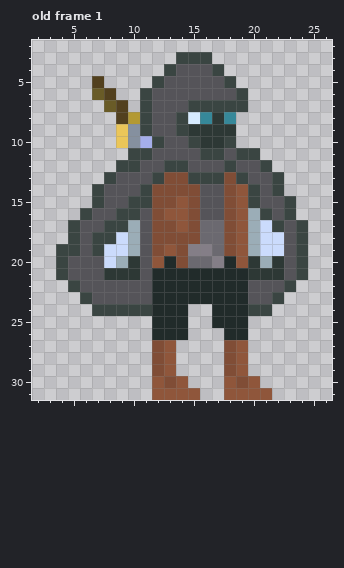
Pixel-art file: 2D Game/Assets/Sprites/Player/NewPlayer/Adventurer-Jump.aseprite. Above is the file before it was changed.
32x32 pixels, 1 frame. Pixels under 10% opacity are left out. Colours within 5 levels of each other are drawn and written as one. Shown: old frame 1: x 2..26, y 2..31. The commit also changed other frames, which this record leaves out.
The same view after the edit:
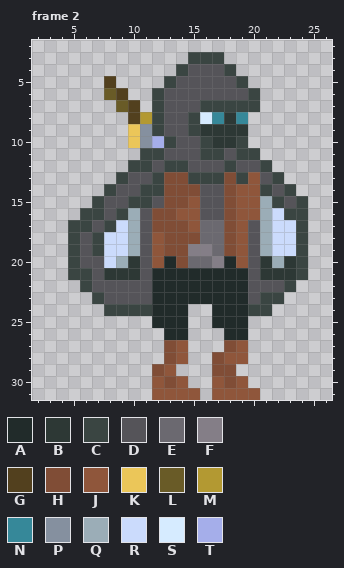
Palette (. is transparent): A #212b2a  B #2d3835  C #3a4542  D #555459  E #6b6970  F #847e87  G #52401e  H #804d36  J #8f563b  K #ebc659  L #695b27  M #b39932  N #368899  P #85909f  Q #9badb7  R #cbdbfc  S #d6ebff  T #a5aeea
A new or re-ordered frame is compared with the old frame closest to it.
Change:
{"change": "frames 1 -> 7"}
{"where": "frame 2 is new; against old frame 1"}
{"frame":2,"y":3,"x":14,"old":"C","new":"."}
{"frame":2,"y":3,"x":17,"old":".","new":"C"}
{"frame":2,"y":4,"x":13,"old":"CD","new":".C"}
{"frame":2,"y":4,"x":17,"old":"C.","new":"DC"}
{"frame":2,"y":5,"x":7,"old":"G.","new":".G"}
{"frame":2,"y":5,"x":12,"old":"CD","new":".C"}
{"frame":2,"y":5,"x":18,"old":"C.","new":"DC"}
{"frame":2,"y":6,"x":7,"old":"LG.","new":".LG"}
{"frame":2,"y":6,"x":11,"old":"CD","new":".C"}
{"frame":2,"y":6,"x":19,"old":"C.","new":"DC"}
{"frame":2,"y":7,"x":8,"old":"LG.CD","new":".LG.C"}
{"frame":2,"y":7,"x":15,"old":"C","new":"D"}
{"frame":2,"y":7,"x":20,"old":".","new":"C"}
{"frame":2,"y":8,"x":9,"old":"GMCD","new":".GMC"}
{"frame":2,"y":8,"x":14,"old":"CSNBN.","new":"DCSNBN"}
{"frame":2,"y":9,"x":9,"old":"KPCD","new":".KPC"}
{"frame":2,"y":9,"x":14,"old":"CB","new":"DC"}
{"frame":2,"y":9,"x":19,"old":".","new":"B"}
{"frame":2,"y":10,"x":9,"old":"KPTCD","new":".KPTC"}
{"frame":2,"y":10,"x":15,"old":"CB","new":"DC"}
{"frame":2,"y":10,"x":18,"old":"C.","new":"BC"}
{"frame":2,"y":11,"x":10,"old":"C","new":"."}
{"frame":2,"y":11,"x":12,"old":"D","new":"C"}
{"frame":2,"y":12,"x":9,"old":"C","new":"."}
{"frame":2,"y":12,"x":11,"old":"D","new":"C"}
{"frame":2,"y":13,"x":8,"old":"CD","new":".C"}
{"frame":2,"y":13,"x":20,"old":"D","new":"J"}
{"frame":2,"y":14,"x":7,"old":"CD","new":".C"}
{"frame":2,"y":14,"x":12,"old":"H","new":"C"}
{"frame":2,"y":14,"x":20,"old":"CDC.","new":"JCDC"}
{"frame":2,"y":15,"x":12,"old":"H","new":"D"}
{"frame":2,"y":15,"x":14,"old":"JH","new":"HJ"}
{"frame":2,"y":15,"x":20,"old":"CDDC.","new":"JQCDC"}
{"frame":2,"y":16,"x":7,"old":"D","new":"C"}
{"frame":2,"y":16,"x":10,"old":"C","new":"Q"}
{"frame":2,"y":16,"x":13,"old":"J","new":"H"}
{"frame":2,"y":16,"x":15,"old":"H","new":"J"}
{"frame":2,"y":16,"x":20,"old":"QCD","new":"JQR"}
{"frame":2,"y":16,"x":24,"old":".","new":"C"}
{"frame":2,"y":17,"x":6,"old":"D","new":"C"}
{"frame":2,"y":17,"x":9,"old":"C","new":"R"}
{"frame":2,"y":17,"x":14,"old":"JH","new":"HJ"}
{"frame":2,"y":17,"x":20,"old":"QRCD","new":"DQRR"}
{"frame":2,"y":18,"x":8,"old":"C","new":"R"}
{"frame":2,"y":18,"x":12,"old":"H","new":"J"}
{"frame":2,"y":18,"x":20,"old":"QR","new":"DQ"}
{"frame":2,"y":18,"x":23,"old":"D","new":"R"}
{"frame":2,"y":19,"x":4,"old":"C","new":"."}
{"frame":2,"y":19,"x":12,"old":"HJ","new":"JH"}
{"frame":2,"y":19,"x":20,"old":"QR","new":"DQ"}
{"frame":2,"y":19,"x":23,"old":"D","new":"R"}
{"frame":2,"y":20,"x":4,"old":"CD","new":".C"}
{"frame":2,"y":20,"x":20,"old":"BQBD","new":"DBQB"}
{"frame":2,"y":21,"x":4,"old":"CDD","new":".CC"}
{"frame":2,"y":21,"x":20,"old":"B","new":"D"}
{"frame":2,"y":21,"x":23,"old":"D","new":"B"}
{"frame":2,"y":22,"x":5,"old":"CD","new":".C"}
{"frame":2,"y":23,"x":6,"old":"CD","new":".C"}
{"frame":2,"y":23,"x":21,"old":"D","new":"C"}
{"frame":2,"y":24,"x":7,"old":"C","new":"."}
{"frame":2,"y":26,"x":12,"old":"A","new":"."}
{"frame":2,"y":27,"x":12,"old":"HJ.","new":".HJ"}
{"frame":2,"y":28,"x":12,"old":"HJ.","new":".HJ"}
{"frame":2,"y":28,"x":17,"old":".H","new":"HJ"}
{"frame":2,"y":29,"x":17,"old":".","new":"H"}
{"frame":2,"y":29,"x":19,"old":"J","new":"."}
{"frame":2,"y":30,"x":17,"old":".JHJ","new":"JHJ."}
{"frame":2,"y":31,"x":17,"old":".","new":"J"}
{"frame":2,"y":31,"x":21,"old":"J","new":"."}
{"label":"changed","picture_box":[56,52,308,400]}
